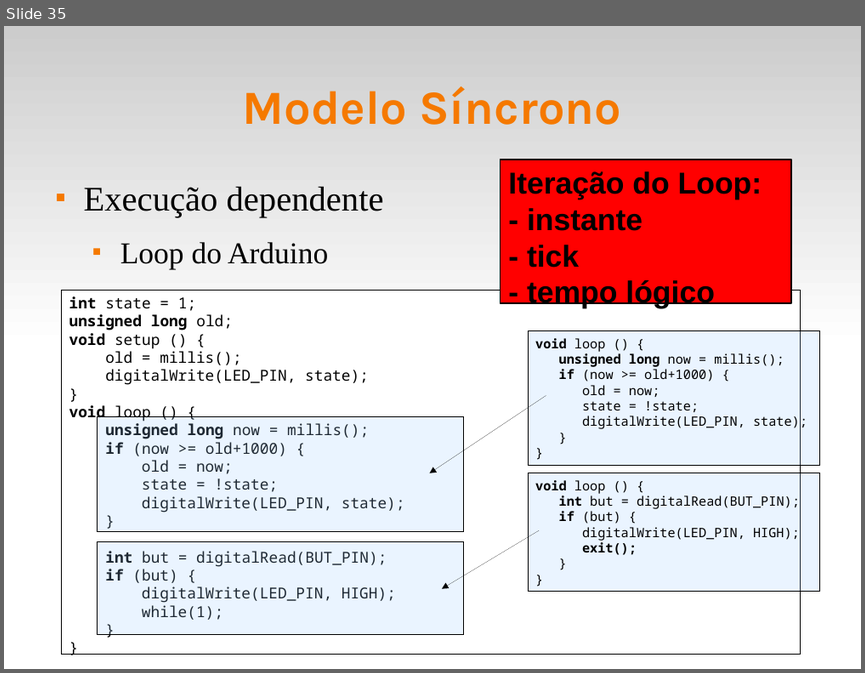
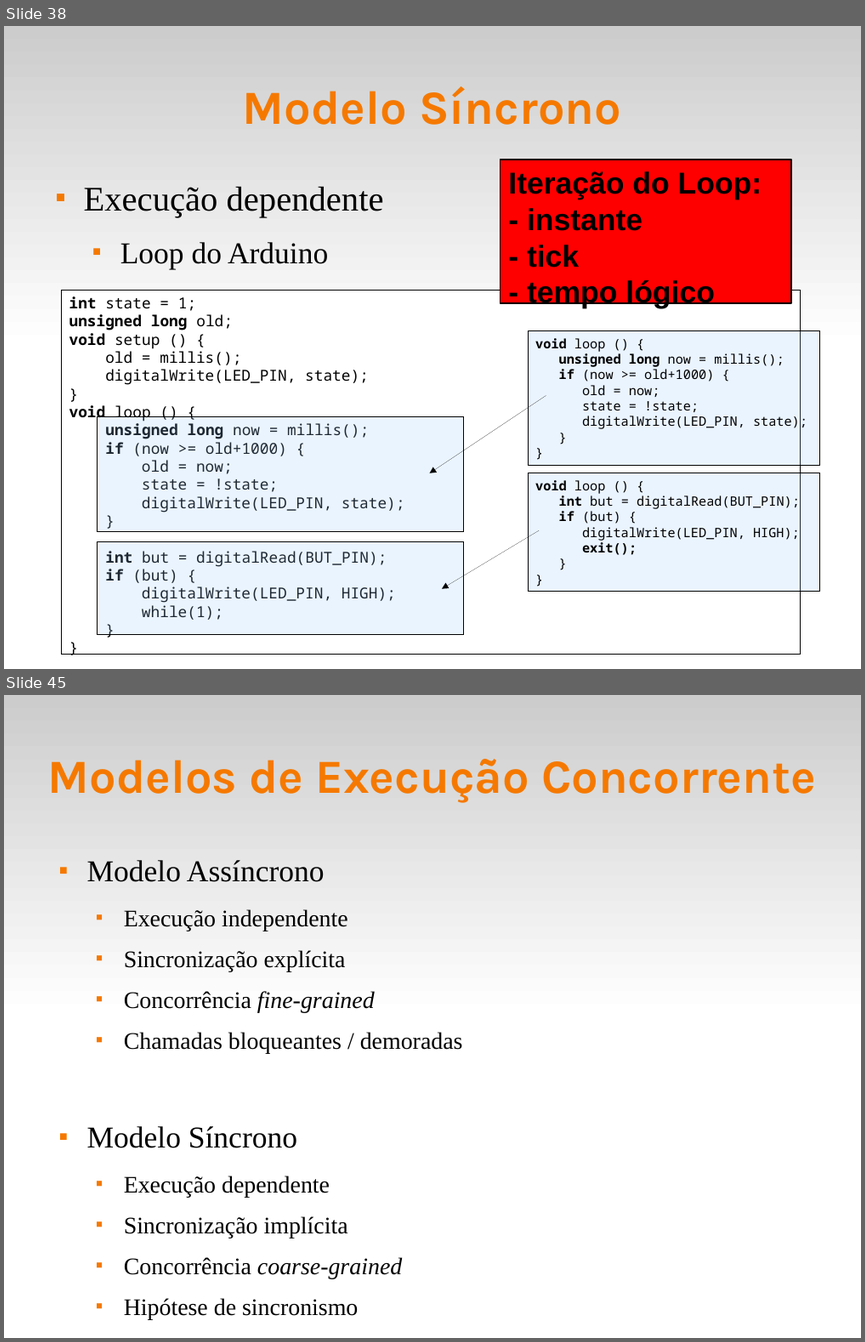
Before and after one commit to fsantanna-uerj/reativos, a slide deck: slides/03_modelos.odp. Shown one above the other, each under a label of ours: slide 35 before the commit, slides 38 and 45 after it; the slides between them are not shown. The pictures are 865x673 and 865x1342 pixels, drawn with LibreOffice and Linux fonts; fonts in the diff are those of the drawing. Boxes give left, top, right and bottom in pixels: in the first picture for what was removed or moved away, otherwise in the second. Text is boxed around its words. In the diff, an @@ line names an element or a change of style, - is before the commit and + after.

Commit message:
(+) Slide "Modelos de Concorrência" (+) Tarefa 3

```diff
--- a/slides/03_modelos.odp
+++ b/slides/03_modelos.odp
@@ slide 45 added at (4,695,861,1338), background #FFFFFF; not listed: 1 template element that a slide beside it also shows @@
@@ title added at (48,759,816,803), 44 pt, text #F57900, bold @@
+Modelos de Execução Concorrente
@@ text added at (87,860,463,1320), 22 pt, text #000000 @@
+■ Modelo Assíncrono
+  ■ Execução independente
+  ■ Sincronização explícita
+  ■ Concorrência fine-grained
+  ■ Chamadas bloqueantes / demoradas
+■ Modelo Síncrono
+  ■ Execução dependente
+  ■ Sincronização implícita
+  ■ Concorrência coarse-grained
+  ■ Hipótese de sincronismo
@@ what was slide 35 is now slide 38 @@
```
Also in this commit, not shown: 15 slides changed, 8 other slides added, 1 slide removed, 5 other files.
